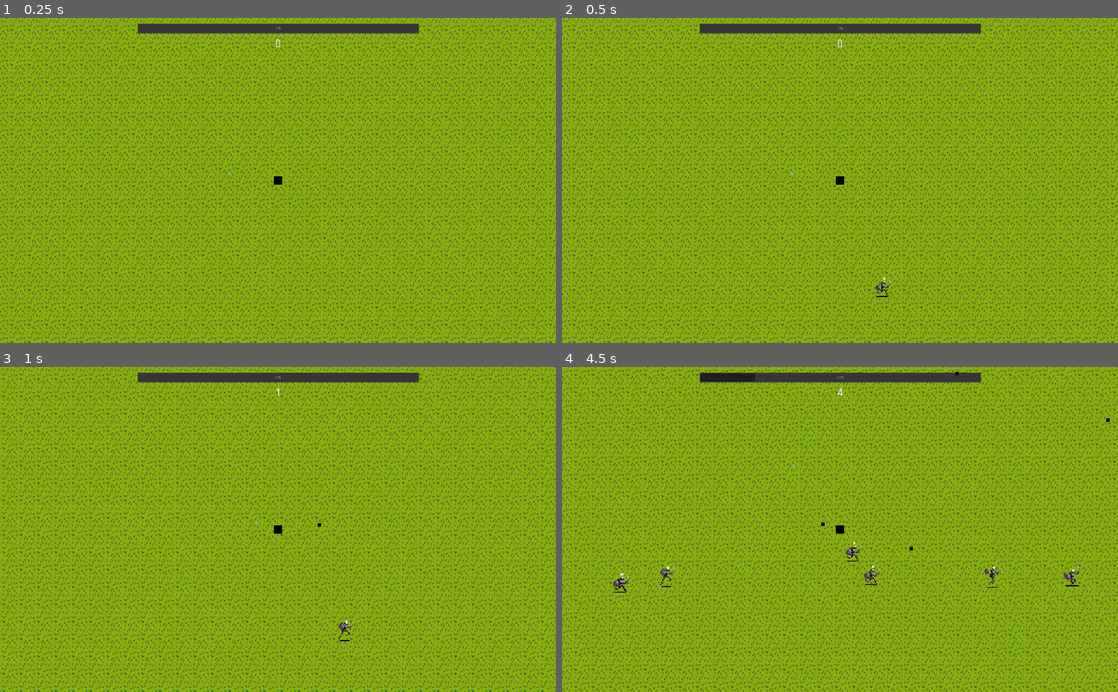
Above: before the commit, frames 1-4 (two rows, left to right).
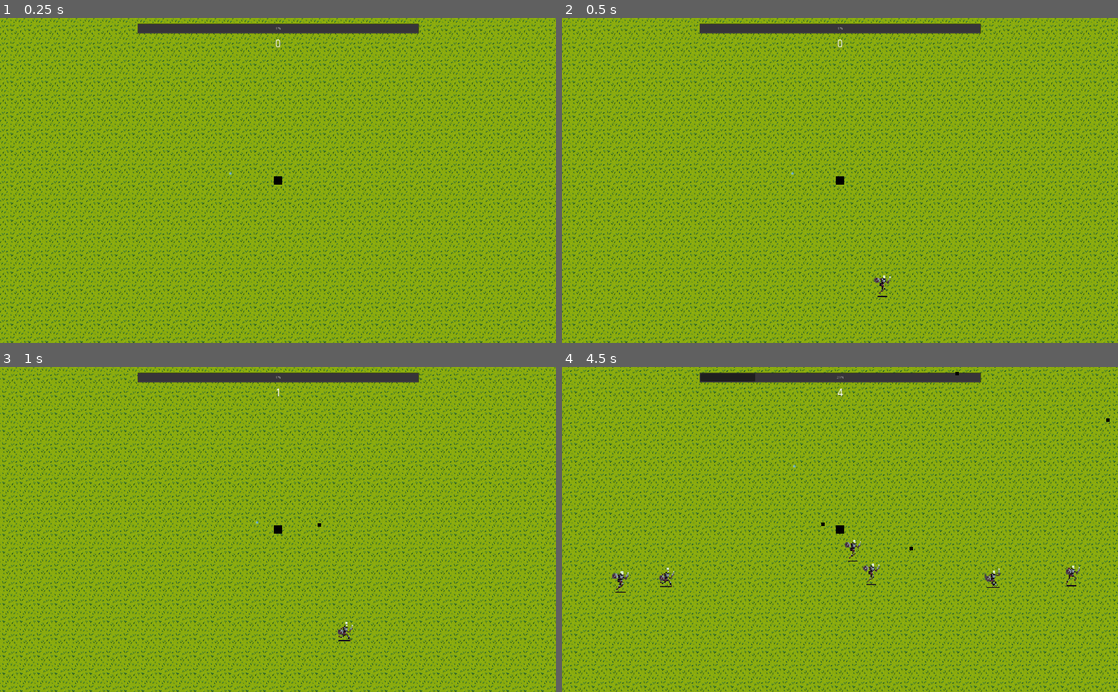
Above: after the commit, the same moments.

Repository: kirito500/vampire-soul
Game: Godot game, scene res://test.tscn
Two runs of this game, one before a commit and one after it. Both use one fixed random seed, a clock stepped at 60 frames per second and the inputs below.
Inputs (mouse positions are in pixels of both pictures, inside the frame that each line leads up to):
- Up to frame 1 (0.25 s): no input
- Up to frame 2 (0.5 s): no input
- Up to frame 3 (1 s): tap Enter at 0.5 s; move the mouse to (400, 513) at 0.52 s; hold A (A) from 0.53 s (still down); click (400, 513) at 0.67 s; tap D (D) at 0.8 s
- Up to frame 4 (4.5 s): release A (A) at 1.25 s; drag from (728, 545) to (840, 529) at 1.27 s; move the mouse to (895, 458) at 2.02 s; hold S (S) 2.03-2.75 s; click (895, 458) at 2.17 s; tap A (A) at 2.3 s; drag from (812, 594) to (578, 581) at 2.77 s; move the mouse to (1006, 578) at 3.52 s; hold D (D) 3.53-4.25 s; click (1006, 578) at 3.67 s; tap S (S) at 3.8 s; drag from (673, 480) to (1095, 422) at 4.27 s

Frame 1 is identical in both runs. In frame 2, less than 0.1% of the frame differs, in the area x 56-60%, y 79-86%; in frame 3, less than 0.1%; in frame 4, 0.6%, in the area x 9-94%, y 53-70%.

Commit message:
try to fix death collishion

Diff:
--- a/monsters/skeleton/moster.gd
+++ b/monsters/skeleton/moster.gd
@@ -33,7 +33,7 @@
 	else:
 		emit_signal("death")
 		dead = true
-
+		$CollisionShape2D.disabled = true
 		$AnimatedSprite.play("death")
 
 
--- a/monsters/skeleton/skeleton.tscn
+++ b/monsters/skeleton/skeleton.tscn
@@ -33,7 +33,7 @@
 position = Vector2( 0, -35 )
 frames = SubResource( 1 )
 animation = "walk"
-frame = 1
+frame = 2
 playing = true
 
 [node name="CollisionShape2D" type="CollisionShape2D" parent="."]
